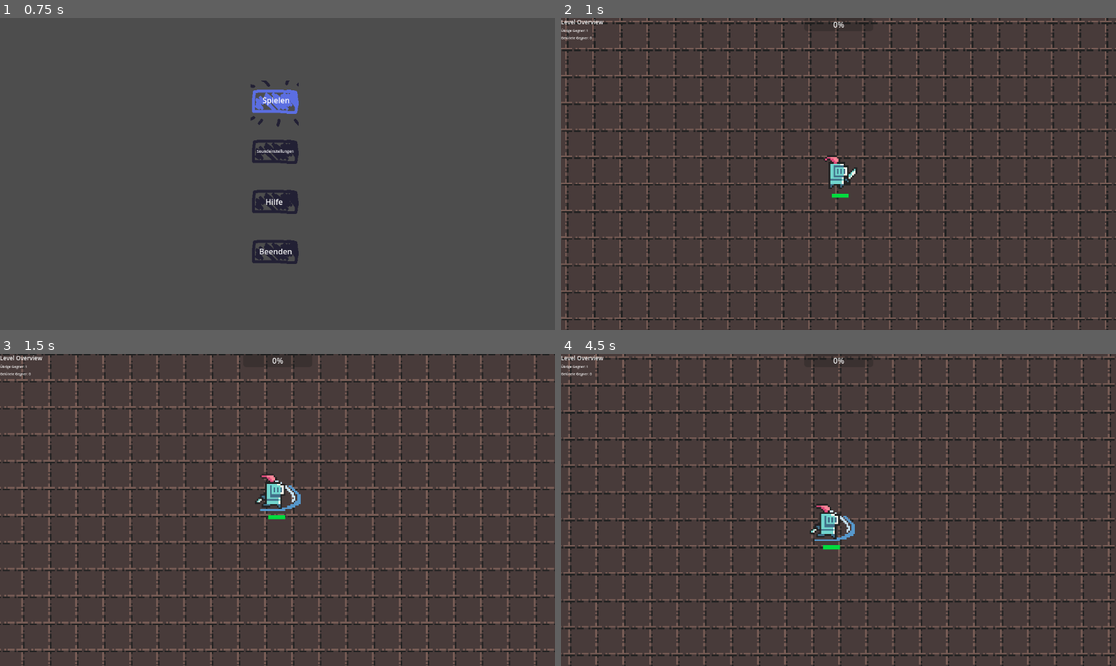
Above: before the commit, frames 1-4 (two rows, left to right).
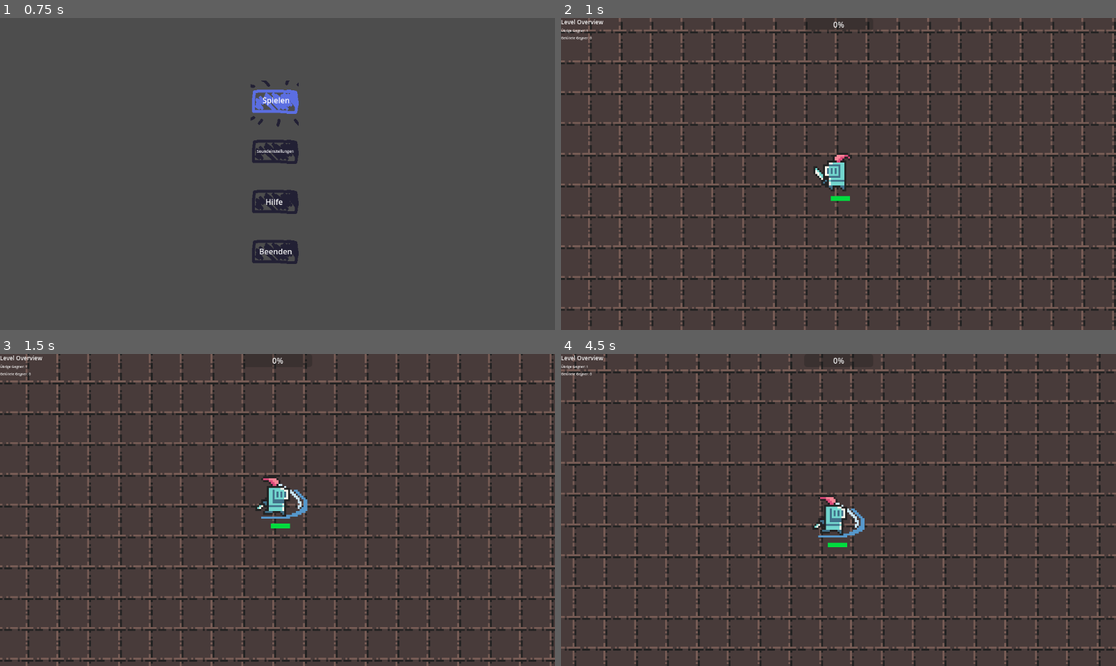
Above: after the commit, the same moments.

Repository: Lukas74m/gae_ca2
Game: Godot game, scene res://scenes/mainMenu/Main_Menu.tscn
Same seed, same stepped clock (60 frames per second), same inputs: the game is played once before the commit and once after it.
Inputs (mouse positions are in pixels of both pictures, inside the frame that each line leads up to):
- Up to frame 1 (0.75 s): click "Spielen" at 0.5 s
- Up to frame 2 (1 s): no input
- Up to frame 3 (1.5 s): move the mouse to (399, 494) at 1.27 s; hold Q (attack) from 1.28 s (still down)
- Up to frame 4 (4.5 s): tap E (dash) at 1.55, 2.1, 3.05, 3.6 s; move the mouse to (727, 525) at 2.02 s; release Q (attack) at 2.03 s; tap Q (attack) at 2.3, 3.8 s; move the mouse to (894, 441) at 2.77 s; hold Q (attack) 2.78-3.53 s; move the mouse to (810, 572) at 3.52 s; move the mouse to (1005, 556) at 4.27 s; hold Q (attack) from 4.28 s (still down)

Frame 1 is identical in both runs. In frame 2, 26% of the frame differs, in the area x 0-100%, y 0-100%; in frame 3, 27%; in frame 4, 27%.

Commit message:
animations

Diff:
--- a/gae-ca2/resources/enemies/orc.tres
+++ b/gae-ca2/resources/enemies/orc.tres
@@ -7,7 +7,7 @@
 name = "Orc"
 max_health = 50
 movement_speed = 50.0
-attack_range = 15.0
+attack_range = 20.0
 attack_damage = 10.0
-attack_cooldown = 1.0
+attack_cooldown = 1.5
 metadata/_custom_type_script = "uid://p4xaeqeavuor"
--- a/gae-ca2/scenes/enemies/Enemy_Orc.tscn
+++ b/gae-ca2/scenes/enemies/Enemy_Orc.tscn
@@ -1,17 +1,208 @@
-[gd_scene load_steps=4 format=3 uid="uid://gthmdo0mgpcm"]
+[gd_scene load_steps=29 format=3 uid="uid://gthmdo0mgpcm"]
 
 [ext_resource type="PackedScene" uid="uid://41vujg0qkyqh" path="res://scenes/enemies/EnemyBase.tscn" id="1_pfjf4"]
 [ext_resource type="Texture2D" uid="uid://b7p3264oqpo37" path="res://assets/dungeon tileset pack/0x72_DungeonTilesetII_v1.7 (1)/0x72_DungeonTilesetII_v1.7/frames/orc_warrior_idle_anim_f0.png" id="2_2ymwm"]
-
-[sub_resource type="CircleShape2D" id="CircleShape2D_0gelj"]
-radius = 46.6667
+[ext_resource type="Texture2D" uid="uid://dq60i4ltwiher" path="res://assets/enemies/mini_orc_attack.png" id="2_wprko"]
+[ext_resource type="Texture2D" uid="uid://p7aemsai1wnv" path="res://assets/enemies/mini_orc_idle_and_walking.png" id="3_be4gh"]
+
+[sub_resource type="AtlasTexture" id="AtlasTexture_00kp7"]
+atlas = ExtResource("2_wprko")
+region = Rect2(0, 0, 32, 32)
+
+[sub_resource type="AtlasTexture" id="AtlasTexture_kru07"]
+atlas = ExtResource("2_wprko")
+region = Rect2(32, 0, 32, 32)
+
+[sub_resource type="AtlasTexture" id="AtlasTexture_ltupo"]
+atlas = ExtResource("2_wprko")
+region = Rect2(64, 0, 32, 32)
+
+[sub_resource type="AtlasTexture" id="AtlasTexture_tuehj"]
+atlas = ExtResource("2_wprko")
+region = Rect2(96, 0, 32, 32)
+
+[sub_resource type="AtlasTexture" id="AtlasTexture_ydkts"]
+atlas = ExtResource("2_wprko")
+region = Rect2(128, 0, 32, 32)
+
+[sub_resource type="AtlasTexture" id="AtlasTexture_up3l2"]
+atlas = ExtResource("2_wprko")
+region = Rect2(160, 0, 32, 32)
+
+[sub_resource type="AtlasTexture" id="AtlasTexture_sbnjc"]
+atlas = ExtResource("2_wprko")
+region = Rect2(192, 0, 32, 32)
+
+[sub_resource type="AtlasTexture" id="AtlasTexture_r1h7e"]
+atlas = ExtResource("2_wprko")
+region = Rect2(224, 0, 32, 32)
+
+[sub_resource type="AtlasTexture" id="AtlasTexture_k7f0a"]
+atlas = ExtResource("2_wprko")
+region = Rect2(256, 0, 32, 32)
+
+[sub_resource type="AtlasTexture" id="AtlasTexture_8f5dv"]
+atlas = ExtResource("2_wprko")
+region = Rect2(288, 0, 32, 32)
+
+[sub_resource type="AtlasTexture" id="AtlasTexture_ayw2k"]
+atlas = ExtResource("2_wprko")
+region = Rect2(320, 0, 32, 32)
+
+[sub_resource type="AtlasTexture" id="AtlasTexture_mt6qy"]
+atlas = ExtResource("2_wprko")
+region = Rect2(352, 0, 32, 32)
+
+[sub_resource type="AtlasTexture" id="AtlasTexture_eqjm2"]
+atlas = ExtResource("2_wprko")
+region = Rect2(384, 0, 32, 32)
+
+[sub_resource type="AtlasTexture" id="AtlasTexture_00q4r"]
+atlas = ExtResource("3_be4gh")
+region = Rect2(0, 0, 32, 32)
+
+[sub_resource type="AtlasTexture" id="AtlasTexture_fvn2w"]
+atlas = ExtResource("3_be4gh")
+region = Rect2(32, 0, 32, 32)
+
+[sub_resource type="AtlasTexture" id="AtlasTexture_ati3f"]
+atlas = ExtResource("3_be4gh")
+region = Rect2(64, 0, 32, 32)
+
+[sub_resource type="AtlasTexture" id="AtlasTexture_4aifm"]
+atlas = ExtResource("3_be4gh")
+region = Rect2(96, 0, 32, 32)
+
+[sub_resource type="AtlasTexture" id="AtlasTexture_abni2"]
+atlas = ExtResource("3_be4gh")
+region = Rect2(96, 0, 32, 32)
+
+[sub_resource type="AtlasTexture" id="AtlasTexture_4etto"]
+atlas = ExtResource("3_be4gh")
+region = Rect2(128, 0, 32, 32)
+
+[sub_resource type="AtlasTexture" id="AtlasTexture_37u27"]
+atlas = ExtResource("3_be4gh")
+region = Rect2(160, 0, 32, 32)
+
+[sub_resource type="AtlasTexture" id="AtlasTexture_5caw1"]
+atlas = ExtResource("3_be4gh")
+region = Rect2(192, 0, 32, 32)
+
+[sub_resource type="AtlasTexture" id="AtlasTexture_lf4f2"]
+atlas = ExtResource("3_be4gh")
+region = Rect2(224, 0, 32, 32)
+
+[sub_resource type="SpriteFrames" id="SpriteFrames_2ymwm"]
+animations = [{
+"frames": [{
+"duration": 1.0,
+"texture": SubResource("AtlasTexture_00kp7")
+}, {
+"duration": 1.0,
+"texture": SubResource("AtlasTexture_kru07")
+}, {
+"duration": 1.0,
+"texture": SubResource("AtlasTexture_ltupo")
+}, {
+"duration": 1.0,
+"texture": SubResource("AtlasTexture_tuehj")
+}, {
+"duration": 1.0,
+"texture": SubResource("AtlasTexture_ydkts")
+}, {
+"duration": 1.0,
+"texture": SubResource("AtlasTexture_up3l2")
+}, {
+"duration": 1.0,
+"texture": SubResource("AtlasTexture_sbnjc")
+}, {
+"duration": 1.0,
+"texture": SubResource("AtlasTexture_r1h7e")
+}, {
+"duration": 1.0,
+"texture": SubResource("AtlasTexture_k7f0a")
+}, {
+"duration": 1.0,
+"texture": SubResource("AtlasTexture_8f5dv")
+}, {
+"duration": 1.0,
+"texture": SubResource("AtlasTexture_ayw2k")
+}, {
+"duration": 1.0,
+"texture": SubResource("AtlasTexture_mt6qy")
+}, {
+"duration": 1.0,
+"texture": SubResource("AtlasTexture_eqjm2")
+}],
+"loop": false,
+"name": &"attack",
+"speed": 20.0
+}, {
+"frames": [{
+"duration": 1.0,
+"texture": SubResource("AtlasTexture_00q4r")
+}, {
+"duration": 1.0,
+"texture": SubResource("AtlasTexture_fvn2w")
+}, {
+"duration": 1.0,
+"texture": SubResource("AtlasTexture_ati3f")
+}, {
+"duration": 1.0,
+"texture": SubResource("AtlasTexture_4aifm")
+}],
+"loop": true,
+"name": &"idle",
+"speed": 7.0
+}, {
+"frames": [{
+"duration": 1.0,
+"texture": SubResource("AtlasTexture_abni2")
+}, {
+"duration": 1.0,
+"texture": SubResource("AtlasTexture_4etto")
+}, {
+"duration": 1.0,
+"texture": SubResource("AtlasTexture_37u27")
+}, {
+"duration": 1.0,
+"texture": SubResource("AtlasTexture_5caw1")
+}, {
+"duration": 1.0,
+"texture": SubResource("AtlasTexture_lf4f2")
+}],
+"loop": true,
+"name": &"move",
+"speed": 8.0
+}]
+
+[sub_resource type="CapsuleShape2D" id="CapsuleShape2D_wprko"]
+radius = 6.66667
+height = 22.2222
 
 [node name="Enemy_Orc" instance=ExtResource("1_pfjf4")]
-
-[node name="Sprite2D" parent="." index="1"]
+sprite_path = NodePath("OrcAnimation")
+center_path = NodePath("OrcCenter")
+
+[node name="OrcAnimation" type="AnimatedSprite2D" parent="." index="1"]
+position = Vector2(13.3333, -6.66667)
+scale = Vector2(2.5, 2.5)
+sprite_frames = SubResource("SpriteFrames_2ymwm")
+animation = &"attack"
+autoplay = "idle"
+frame = 12
+frame_progress = 1.0
+
+[node name="Sprite2D" parent="." index="2"]
+visible = false
 position = Vector2(4.76837e-07, 9.53674e-07)
 texture = ExtResource("2_2ymwm")
 
-[node name="CollisionShape2D" type="CollisionShape2D" parent="." index="2"]
-position = Vector2(0, 6.66667)
-shape = SubResource("CircleShape2D_0gelj")
+[node name="CollisionShape2D" type="CollisionShape2D" parent="." index="3"]
+position = Vector2(-3.33333, 6.66667)
+scale = Vector2(1.5, 1.5)
+shape = SubResource("CapsuleShape2D_wprko")
+
+[node name="OrcCenter" type="Marker2D" parent="." index="4"]
+position = Vector2(0, 3.33333)
--- a/gae-ca2/scenes/enemies/bosses/BossBase.tscn
+++ b/gae-ca2/scenes/enemies/bosses/BossBase.tscn
@@ -1,9 +1,27 @@
-[gd_scene load_steps=6 format=3 uid="uid://uillq8yy1jid"]
+[gd_scene load_steps=7 format=3 uid="uid://uillq8yy1jid"]
 
 [ext_resource type="PackedScene" uid="uid://41vujg0qkyqh" path="res://scenes/enemies/EnemyBase.tscn" id="1_lw1cg"]
 [ext_resource type="Script" uid="uid://dy06kynt7epty" path="res://scripts/enemies/boss_base.gd" id="2_u5uy3"]
 [ext_resource type="Texture2D" uid="uid://djk3b4rkt0p6f" path="res://assets/dungeon tileset pack/0x72_DungeonTilesetII_v1.7 (1)/0x72_DungeonTilesetII_v1.7/frames/ogre_idle_anim_f0.png" id="3_arcqg"]
 [ext_resource type="PackedScene" uid="uid://bdsbeuiutxvap" path="res://scenes/projectiles/BossProjectile.tscn" id="3_xvspy"]
+
+[sub_resource type="SpriteFrames" id="SpriteFrames_xvspy"]
+animations = [{
+"frames": [],
+"loop": true,
+"name": &"attack",
+"speed": 5.0
+}, {
+"frames": [],
+"loop": true,
+"name": &"idle",
+"speed": 5.0
+}, {
+"frames": [],
+"loop": true,
+"name": &"move",
+"speed": 5.0
+}]
 
 [sub_resource type="CapsuleShape2D" id="CapsuleShape2D_arcqg"]
 radius = 56.6667
@@ -20,11 +38,22 @@
 melee_attack_damage = 25.0
 melee_attack_cooldown = 5.0
 melee_charge_cooldown = 1.0
+sprite_path = NodePath("BossAnimation")
+center_path = NodePath("BossCenter")
 
 [node name="Sprite2D" parent="." index="1"]
 scale = Vector2(1, 1.23)
 texture = ExtResource("3_arcqg")
 
-[node name="CollisionShape2D" type="CollisionShape2D" parent="." index="2"]
+[node name="BossAnimation" type="AnimatedSprite2D" parent="." index="2"]
+position = Vector2(0, 1.58946e-06)
+scale = Vector2(1, 1)
+sprite_frames = SubResource("SpriteFrames_xvspy")
+animation = &"attack"
+
+[node name="CollisionShape2D" type="CollisionShape2D" parent="." index="3"]
 position = Vector2(26.6667, 20)
+scale = Vector2(1, 1)
 shape = SubResource("CapsuleShape2D_arcqg")
+
+[node name="BossCenter" type="Marker2D" parent="." index="4"]
--- a/gae-ca2/scenes/game/Game.tscn
+++ b/gae-ca2/scenes/game/Game.tscn
@@ -392,7 +392,7 @@
 
 [node name="Camera2D" type="Camera2D" parent="Player"]
 position = Vector2(-9, 1)
-zoom = Vector2(3.5, 3.5)
+zoom = Vector2(4, 4)
 position_smoothing_enabled = true
 
 [node name="EnemyManager" parent="." instance=ExtResource("4_7qcb4")]
--- a/gae-ca2/scenes/player/Player.tscn
+++ b/gae-ca2/scenes/player/Player.tscn
@@ -138,15 +138,14 @@
 radius = 18.0
 
 [node name="Player" type="CharacterBody2D"]
+position = Vector2(9, 0)
 script = ExtResource("1_gfjak")
 
 [node name="AnimatedSprite2D" type="AnimatedSprite2D" parent="."]
 position = Vector2(-10, 0)
 sprite_frames = SubResource("SpriteFrames_tpg5x")
-animation = &"move"
+animation = &"idle"
 autoplay = "idle"
-frame = 4
-frame_progress = 0.19314
 
 [node name="CollisionShape2D" type="CollisionShape2D" parent="."]
 position = Vector2(-9, 0)
@@ -164,5 +163,8 @@
 
 [node name="PlayerStats" parent="." instance=ExtResource("7_npwbq")]
 
+[node name="PlayerCenter" type="Marker2D" parent="."]
+position = Vector2(-10, 1)
+
 [connection signal="animation_finished" from="AnimatedSprite2D" to="." method="_on_animated_sprite_2d_animation_finished"]
 [connection signal="died" from="Health" to="." method="_on_health_died"]
--- a/gae-ca2/scripts/components/playerStatsComponent/player_stats_component.gd
+++ b/gae-ca2/scripts/components/playerStatsComponent/player_stats_component.gd
@@ -7,7 +7,7 @@
 	"attack_range": 10,
 	#"attack_cooldown": 2, 				# Cooldown is based on animations
 	"dash_speed": 200,
-	"movement_speed": 200,
+	"movement_speed": 100,
 	"max_health": 500,
 	"crit_rate": 0.2,
 	"crit_damage": 1.2
--- a/gae-ca2/scripts/enemies/enemy_base.gd
+++ b/gae-ca2/scripts/enemies/enemy_base.gd
@@ -8,8 +8,12 @@
 var current_state: EnemyState = EnemyState.WALK
 
 @export var enemy_resource: EnemyResource
+@export var sprite_path: NodePath
+@export var center_path: NodePath
 @onready var enemy_visual = $Sprite2D
 @onready var health := $Health
+@onready var sprite: AnimatedSprite2D = get_node(sprite_path)
+@onready var center: Marker2D = get_node(center_path)
 
 var max_health: int
 var movement_speed: float
@@ -29,9 +33,9 @@
 	health.initialize_health(max_health)
 	health.set_healthbar_position(global_position + Vector2(-15,50))
 	health.died.connect(die)
+	sprite.frame_changed.connect(_on_attack_frame_changed)
 
 func _physics_process(delta):
-
 	if attack_cooldown_timer > 0.0:
 		attack_cooldown_timer -= delta
 	if Global.player == null:
@@ -40,12 +44,14 @@
 		move_and_slide()
 		return
 
-	var distance_to_player = global_position.distance_to(Global.player.global_position)
+	var distance_to_player = global_position.distance_to(Global.player.get_center_position())
 	match current_state:
 		EnemyState.WALK:
 			move_towards_player(delta, distance_to_player)
 		EnemyState.ATTACK:
 			attack_player(delta, distance_to_player)
+			if attack_cooldown_timer <= 0.0:
+				change_state(EnemyState.WALK)
 		EnemyState.DEAD:
 			velocity = Vector2.ZERO
 	move_and_slide()
@@ -56,11 +62,15 @@
 		change_state(EnemyState.ATTACK)
 		return
 	# Only move if not in attack range
-	if distance_to_player > attack_range:
-		var direction = (Global.player.global_position - global_position).normalized()
+	if distance_to_player > attack_range and attack_cooldown_timer <= 0.0:
+		sprite.flip_h = Global.player.get_center_position().x < global_position.x
+		sprite.play("move")
+		var direction = (Global.player.get_center_position() - global_position).normalized()
 		velocity = direction * movement_speed
 	else:
 		# Stop moving when in attack range but cooldown >= 0
+		sprite.flip_h = Global.player.get_center_position().x < global_position.x
+		sprite.play("idle")
 		velocity = Vector2.ZERO
 
 func attack_player(delta:float, distance_to_player: float):
@@ -88,11 +98,21 @@
 	Global.ProgressManager.update_level_progress()
 	queue_free()
 
+func get_center_position() -> Vector2:
+	return center.global_position
 
 #func can_attack() -> bool:
 #	return global_position.distance_to(Global.player.global_position) <= attack_range
 
 func attack():
+	sprite.flip_h = Global.player.get_center_position().x < global_position.x
+	sprite.play("attack")
 	attack_cooldown_timer = attack_cooldown
-	Global.player.take_damage(attack_damage)
-	change_state(EnemyState.WALK)
+	await sprite.animation_finished
+	sprite.play("idle")
+
+func _on_attack_frame_changed():
+	if sprite.animation == "attack" and sprite.frame == 10:
+		var distance = global_position.distance_to(Global.player.get_center_position())
+		if distance <= attack_range:
+			Global.player.take_damage(attack_damage)
--- a/gae-ca2/scripts/player/player.gd
+++ b/gae-ca2/scripts/player/player.gd
@@ -3,7 +3,8 @@
 enum PlayerState { IDLE, WALK, DASH, ATTACK, DEAD }
 var current_state: PlayerState = PlayerState.IDLE
 
-const STOP_DISTANCE: float = 10.0
+const STOP_DISTANCE: float = 12.0
+const START_DISTANCE: float = 20.0
 const DASH_DURATION: float = 0.2
 const DASH_COOLDOWN: float = 1.0
 
@@ -11,6 +12,7 @@
 @onready var attack_area: Area2D = $Area2D
 @onready var player_sprite: AnimatedSprite2D = $AnimatedSprite2D
 @onready var health = $Health
+@onready var player_center: Marker2D = $PlayerCenter
 
 var is_dashing: bool = false
 var dash_time_left: float = 0.0
@@ -23,15 +25,6 @@
 	health.initialize_health(get_stat("max_health"))
 	health.set_healthbar_position(global_position + Vector2(-45, -40))
 
-# Player keyboard inputs
-#func _input(event):
-#	if event.is_action_pressed("attack") and not attacking and not is_dashing:
-#		attacking = true
-#		player_sprite.play("attack")
-#		perform_attack()
-#
-#	if event.is_action_pressed("dash") and not is_dashing and dash_cooldown_left <= 0.0 and not attacking:
-#		start_dash()
 func _input(event: InputEvent) -> void:
 	# Nur im passenden Zustand auf Inputs reagieren.
 	if current_state == PlayerState.IDLE or current_state == PlayerState.WALK:
@@ -53,12 +46,12 @@
 
 		PlayerState.WALK:
 			var mouse_position = get_global_mouse_position()
-			var direction = mouse_position - global_position
+			var direction = mouse_position - player_center.global_position
 			var distance = direction.length()
-			if distance > STOP_DISTANCE:
+			if distance > START_DISTANCE:
 				velocity = direction.normalized() * get_stat("movement_speed")
 				player_sprite.play("move")
-			else:
+			elif distance < STOP_DISTANCE:
 				velocity = Vector2.ZERO
 				change_state(PlayerState.IDLE)
 
@@ -74,33 +67,9 @@
 
 		PlayerState.DEAD:
 			velocity = Vector2.ZERO
+	var mouse_direction = get_global_mouse_position()
+	player_sprite.flip_h = mouse_direction.x < player_center.global_position.x
 	move_and_slide()
-	#if is_dashing:
-	#	player_sprite.play("dash")
-	#	velocity = dash_direction * get_stat("dash_speed")
-	#	dash_time_left -= delta
-	#	if dash_time_left <= 0.0:
-	#		is_dashing = false
-	#	move_and_slide()
-	#	return
-
-	#if dash_cooldown_left > 0.0:
-	#	dash_cooldown_left -= delta
-
-	# Normal movement, only if player is doing nothing else
-	#if not attacking:
-	#	var mouse_position = get_global_mouse_position()
-	#	var direction = mouse_position - global_position
-	#	var distance = direction.length()
-
-	#	if distance > STOP_DISTANCE:
-	#		velocity = direction.normalized() * get_stat("movement_speed")
-	#		player_sprite.play("walk")
-	#	else:
-	#		velocity = Vector2.ZERO
-	#		player_sprite.play("idle")
-
-	#move_and_slide()
 
 # Helpmethod to change states
 func change_state(new_state: PlayerState) -> void:
@@ -115,7 +84,7 @@
 
 func check_movement_input() -> void:
 	var mouse_position = get_global_mouse_position()
-	if (mouse_position - global_position).length() > STOP_DISTANCE:
+	if (mouse_position - player_center.global_position).length() > STOP_DISTANCE:
 		change_state(PlayerState.WALK)
 
 # Checks if enemies are in the right direction and attack range
@@ -124,7 +93,7 @@
 	for body in attack_area.get_overlapping_bodies():
 		# Must be an enemy
 		if body.is_in_group("enemies"):
-			if is_facing(body.global_position):
+			if is_facing(body.get_center_position()):
 				# Debug
 				if !body.has_method("take_damage"):
 					push_error("[Player.gd, perform_attack()] Error : body has no take_damage")
@@ -142,8 +111,8 @@
 
 # Checks if the enemy is in view direction of the player (If mouse points in enemy direction)
 func is_facing(target_pos: Vector2) -> bool:
-	var to_target = (target_pos - global_position).normalized()
-	var to_mouse = (get_global_mouse_position() - global_position).normalized()
+	var to_target = (target_pos - player_center.global_position).normalized()
+	var to_mouse = (get_global_mouse_position() - player_center.global_position).normalized()
 	return to_mouse.dot(to_target) > 0.7
 
 
@@ -151,7 +120,7 @@
 	change_state(PlayerState.DASH)
 	dash_time_left = DASH_DURATION
 	dash_cooldown_left = DASH_COOLDOWN
-	dash_direction = (get_global_mouse_position() - global_position).normalized()
+	dash_direction = (get_global_mouse_position() - player_center.global_position).normalized()
 
 
 func _on_animated_sprite_2d_animation_finished() -> void:
@@ -164,8 +133,8 @@
 func get_stat(stat_name: String):
 	return stats.get_stat(stat_name)
 
-#func die():
-	#queue_free()
+func get_center_position() -> Vector2:
+	return player_center.global_position
 
 func _on_health_died() -> void:
 	change_state(PlayerState.DEAD)
Binary file removed: gae-ca2/assets/enemies/Boss.png
Binary file added: gae-ca2/assets/enemies/mini_orc_attack.png
Not shown, changed: gae-ca2/assets/enemies/mini_orc_attack.png.import
Binary file added: gae-ca2/assets/enemies/mini_orc_idle_and_walking.png
Not shown, changed: gae-ca2/assets/enemies/mini_orc_idle_and_walking.png.import
Binary file removed: gae-ca2/assets/enemies/pixil-frame-0 (6).png
